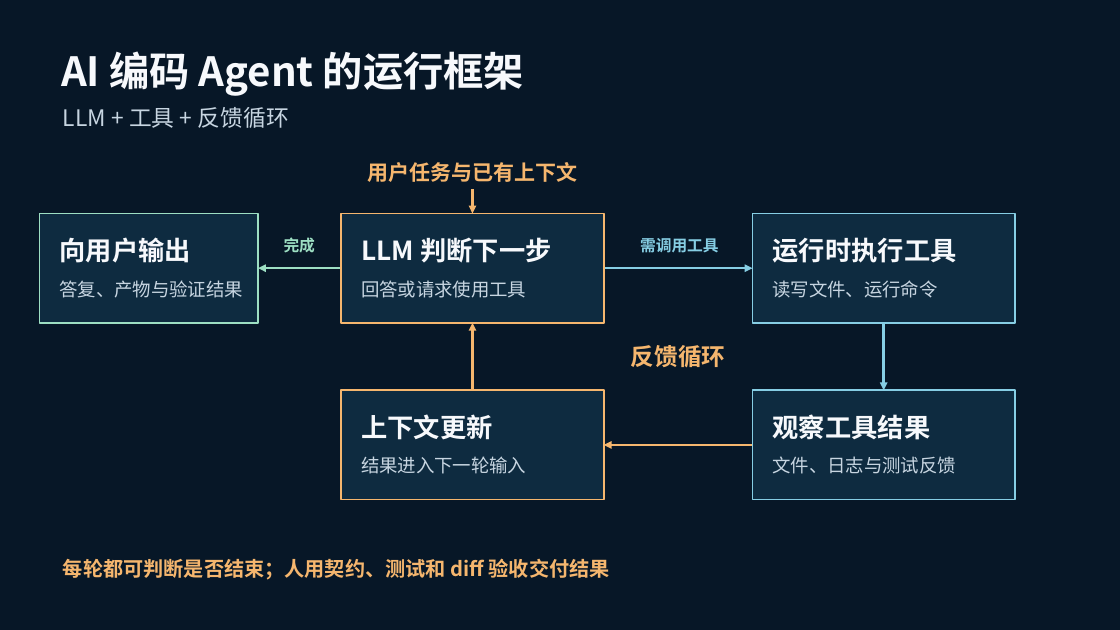
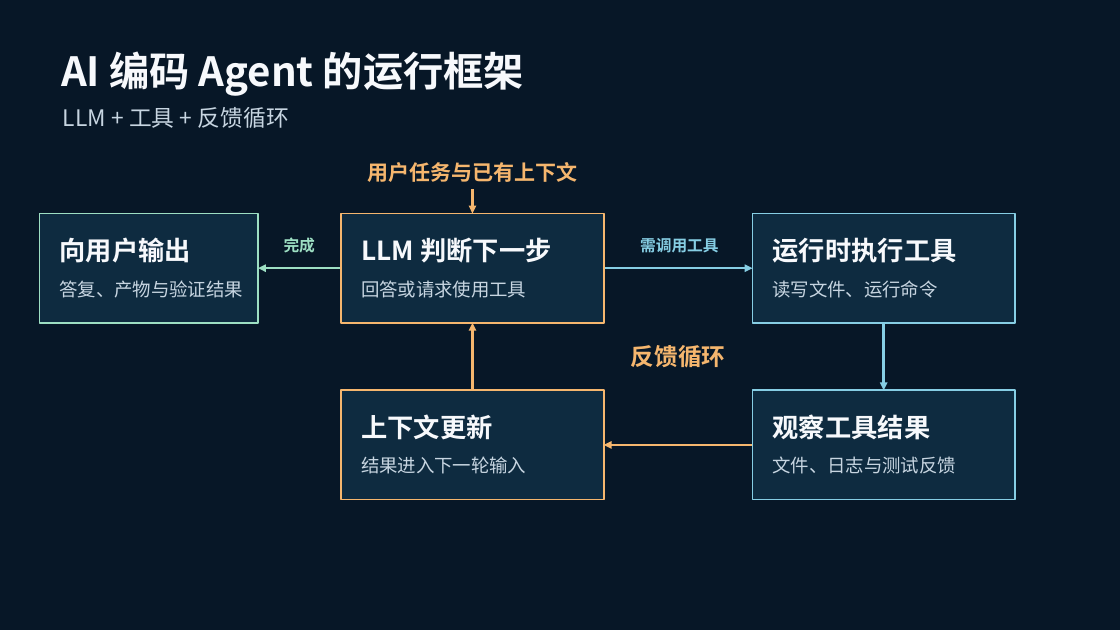
Before and after one commit to YuLL-g/AgentLearning, a slide deck: slide 2 of output/AI_Agent_Framework_Loop_v3.pptx (slide 1 before the commit). Drawn at 1120x630 pixels with LibreOffice and Linux fonts; fonts in the diff are those of the drawing. Boxes give left, top, right and bottom in pixels: in the first picture for what was removed or moved away, otherwise in the second. Text is boxed around its words. In the diff, an @@ line names an element or a change of style, - is before the commit and + after.

```diff
--- a/output/AI_Agent_Framework_Loop_v3.pptx
+++ b/output/AI_Agent_Framework_Loop_v3.pptx
@@ text removed at (x1=63, y1=558, x2=610, y2=580) @@
-每轮都可判断是否结束；人用契约、测试和 diff 验收交付结果
```
Also in this commit, not shown: 1 slide added, 5 other files.
